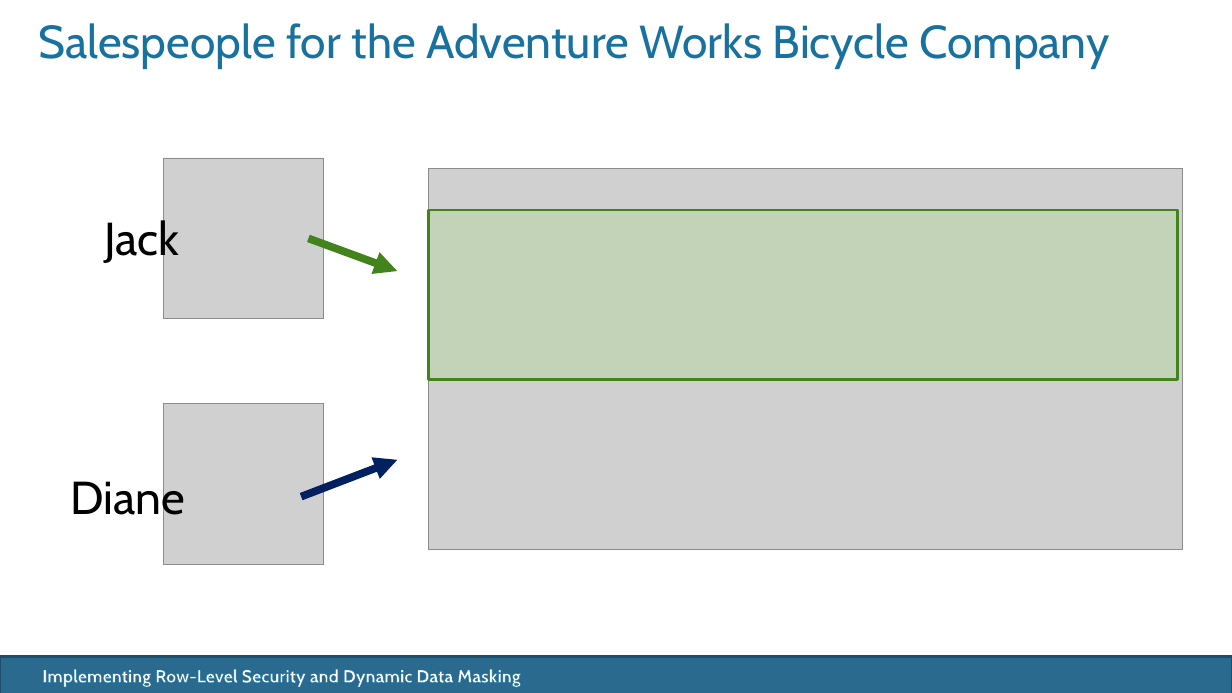
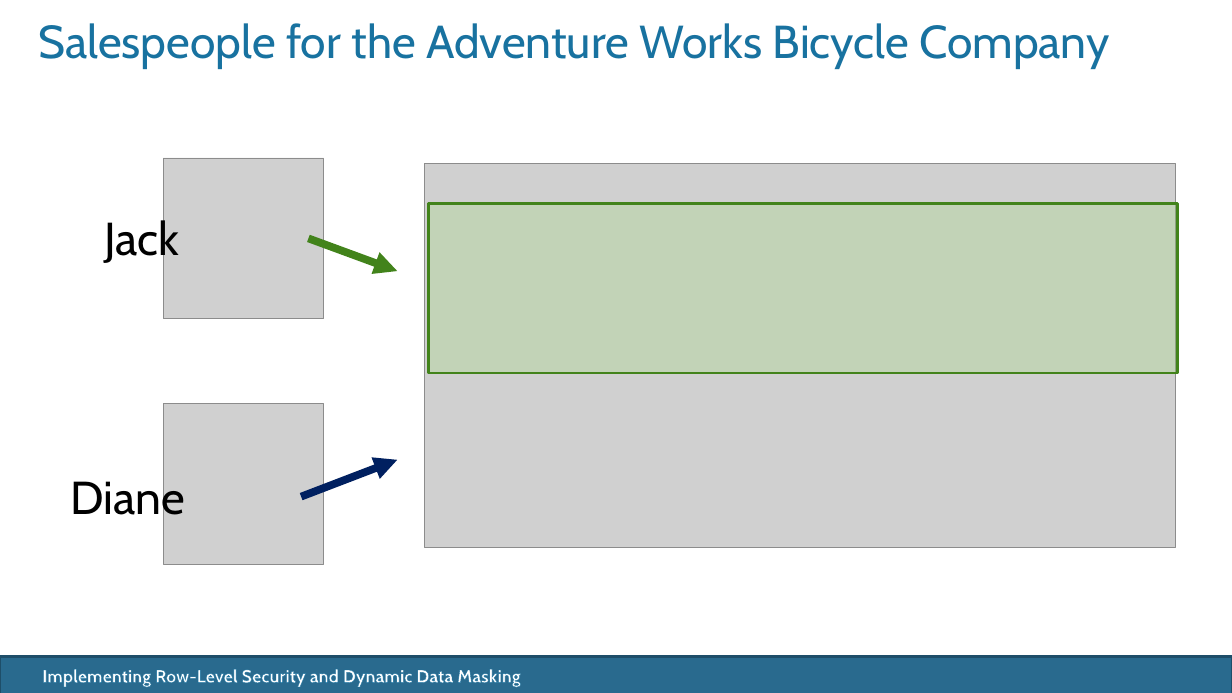
Before and after one commit to XiongYTest/SQL_Security, a slide deck: slide 8 of Security_Essentials/JD_RLS_DDM.pptx. Drawn at 1232x693 pixels with LibreOffice and Linux fonts; fonts in the diff are those of the drawing; grey boxes stand for pictures; background and template pictures are left out. Boxes give left, top, right and bottom in pixels: in the first picture for what was removed or moved away, otherwise in the second. Text is boxed around its words. In the diff, an @@ line names an element or a change of style, - is before the commit and + after.

```diff
--- a/Security_Essentials/JD_RLS_DDM.pptx
+++ b/Security_Essentials/JD_RLS_DDM.pptx
@@ picture: place and size @@
-picture at [429,169,1183,550]
+picture at [424,164,1176,548]
@@ rectangle: place and size @@
-rectangle at [429,210,1177,379]
+rectangle at [429,203,1177,372]
```
Also in this commit, not shown: 4 other slides changed, 1 slide added, 1 slide removed, 2 other files.
